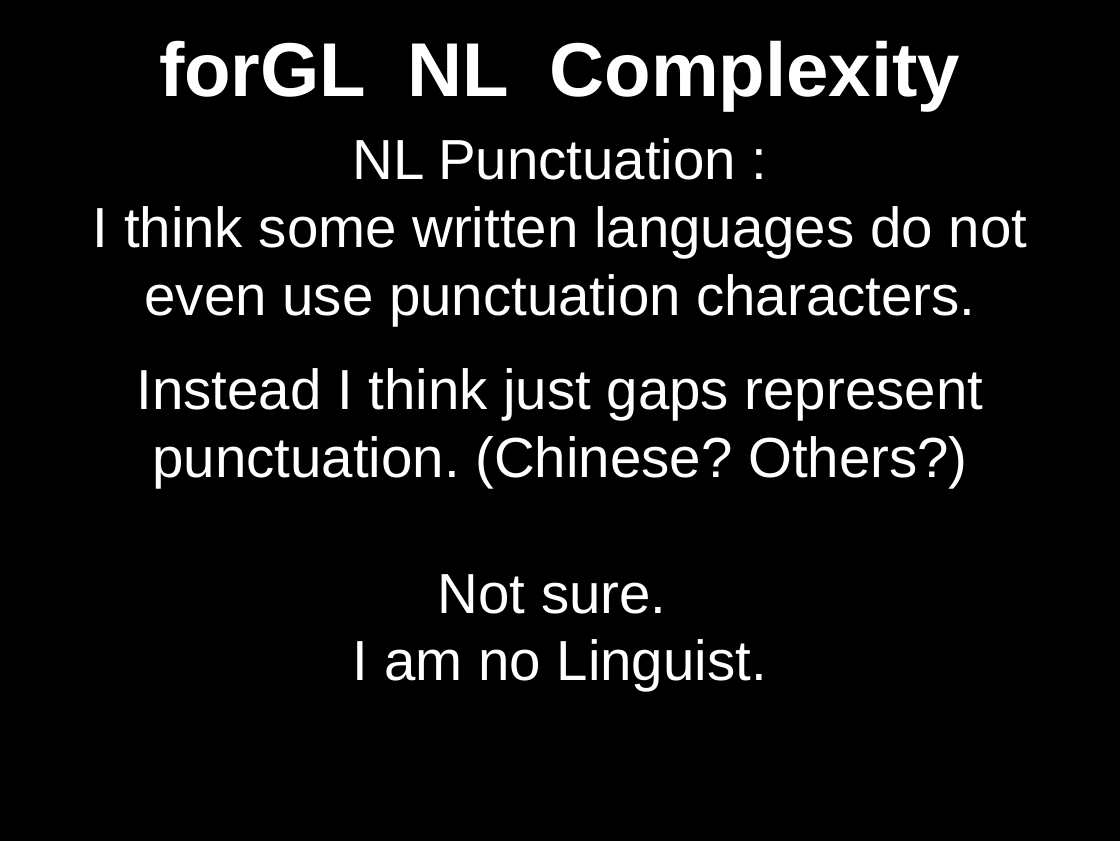
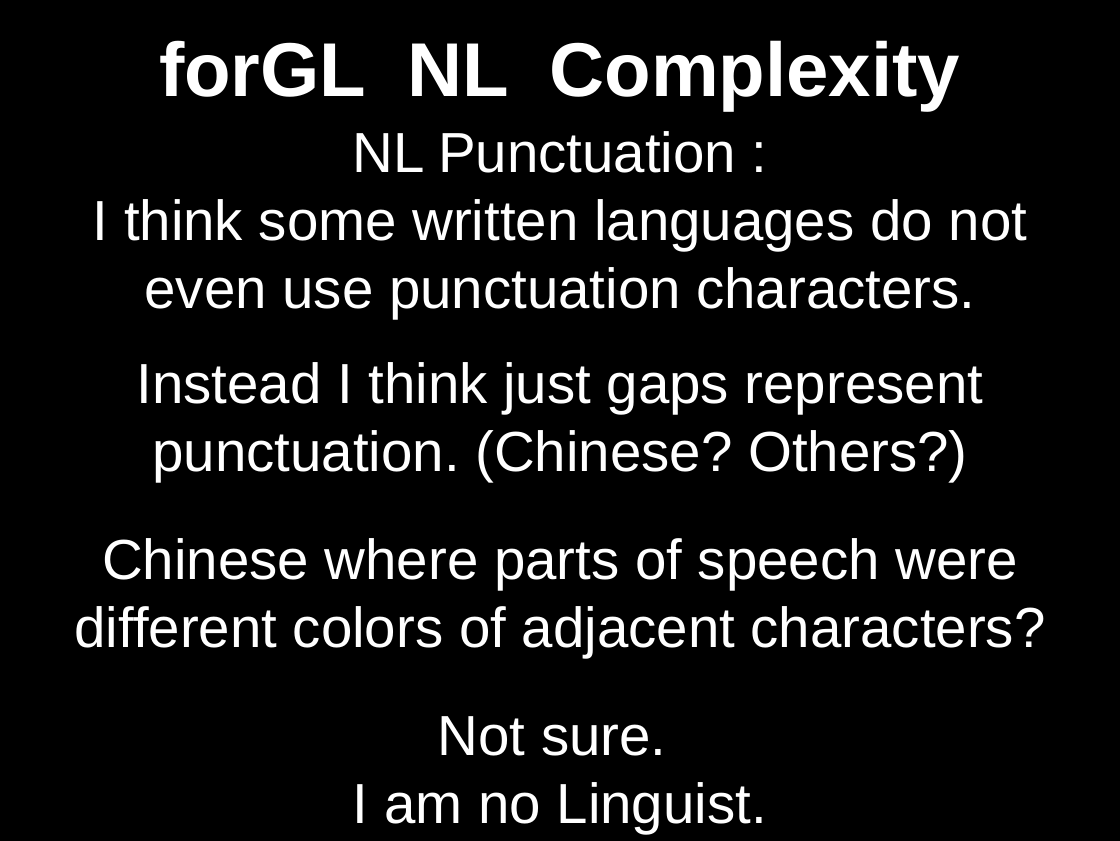
Before and after one commit to RMax2015/forGL, a slide deck: slide 11 of Docs/Presentations/src/forGL_at_Haxe_US_2019.odp (slide 8 before the commit). Drawn at 1120x841 pixels with LibreOffice and Linux fonts; fonts in the diff are those of the drawing. Boxes give left, top, right and bottom in pixels: in the first picture for what was removed or moved away, otherwise in the second. Text is boxed around its words. In the diff, an @@ line names an element or a change of style, - is before the commit and + after.

```diff
--- a/Docs/Presentations/src/forGL_at_Haxe_US_2019.odp
+++ b/Docs/Presentations/src/forGL_at_Haxe_US_2019.odp
@@ subtitle "NL Punctuation :": place and size @@
-subtitle "NL Punctuation :" at (93, 138, 1027, 691)
+subtitle "NL Punctuation :" at (74, 131, 1046, 833)
@@ subtitle at (74, 538, 1046, 657): paragraph added @@
+Chinese where parts of speech were different colors of adjacent characters?
```
Also in this commit, not shown: 7 other slides changed, 6 slides added.
